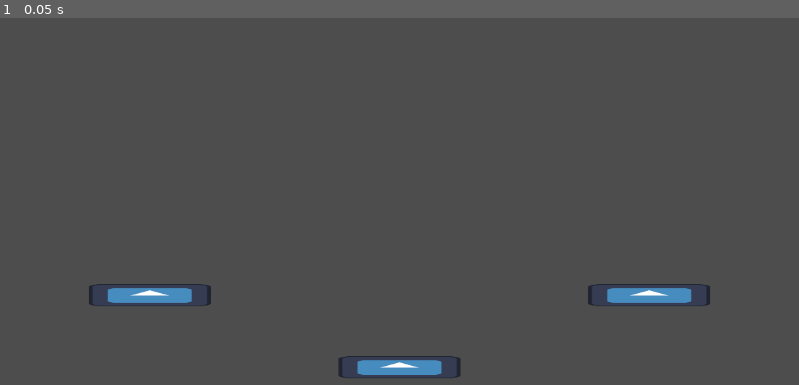
Above: before the commit, frame 1.
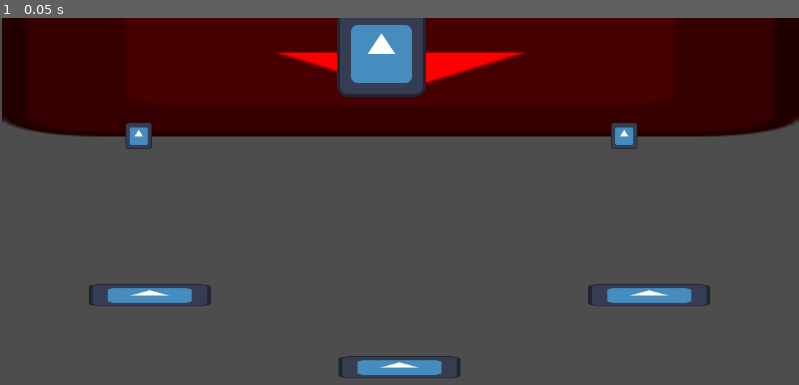
Above: after the commit, the same moment.

Repository: Cyberiada2025-2026/battle-of-pobliz
Game: Godot game, scene res://scenes/debug/battle_arena_graybox.tscn
Two runs of this game, one before a commit and one after it. Both use one fixed random seed, a clock stepped at 60 frames per second and the inputs below. The project has no main scene, so this scene is started directly. The engine's default icon, where the game draws it, is replaced by a stand-in: a white triangle on a blue panel in a dark square.
Inputs:
- Up to frame 1 (0.05 s): no input

The runs differ from the first frame. In frame 1, 31% of the frame differs, in the area x 0-100%, y 0-36%.

Commit message:
boss atacks

Diff:
--- /dev/null
+++ b/character/boss/atacks/atack_timer.gd
@@ -0,0 +1,14 @@
+extends Timer
+
+
+@export var boss: Boss
+@export var min_cooldown: float
+@export var max_cooldown: float
+
+func _ready() -> void:
+	start()
+
+func _on_timeout() -> void:
+	boss.atack_signal.emit()
+	wait_time = randf_range(min_cooldown, max_cooldown)
+	start()
--- /dev/null
+++ b/character/boss/atacks/atack_timer.tscn
@@ -0,0 +1,8 @@
+[gd_scene format=3 uid="uid://iuxjc1ulcj0h"]
+
+[ext_resource type="Script" uid="uid://bxg3cx0elor6a" path="res://character/boss/atacks/atack_timer.gd" id="1_qym5l"]
+
+[node name="Atack Timer" type="Timer" unique_id=470246283]
+script = ExtResource("1_qym5l")
+
+[connection signal="timeout" from="." to="." method="_on_timeout"]
--- /dev/null
+++ b/character/boss/boss.gd
@@ -0,0 +1,46 @@
+extends Node2D
+class_name Boss
+
+signal atack_signal
+
+@export_category("nodes")
+@export var canon_left: Node2D
+@export var canon_right: Node2D
+@export var head: Node2D
+
+
+@export_category("Single Atacks")
+@export var health: float = 1000
+@export var fase_health_points: Array[float] = [
+	0
+]
+
+@export_category("Atack Sets")
+@export var fase_1_atack_set: Array[Node]
+
+
+
+var current_atack_set: Array[Node]
+
+
+
+func _ready() -> void:
+	current_atack_set = fase_1_atack_set
+
+
+func take_damage(damage: float) -> void:
+	health -= damage
+	if health <= 0:
+		pass # TO DO WIN!!!!!!!!!!!!!!!!!!!!!!!!!!
+
+
+func _on_atack_signal() -> void:
+	random_atack()
+
+
+func random_atack() -> void:
+	var atack = current_atack_set.pick_random()
+	if atack == null:
+		print("NO ATACK IN SET")
+	else:
+		atack.use()
--- /dev/null
+++ b/character/boss/boss.tscn
@@ -0,0 +1,53 @@
+[gd_scene format=3 uid="uid://cdai4b5ndwfha"]
+
+[ext_resource type="Script" uid="uid://lqnrvfe0wmq5" path="res://character/boss/boss.gd" id="1_kwubs"]
+[ext_resource type="Texture2D" uid="uid://c3k005nrcyle2" path="res://icon.svg" id="2_850g2"]
+[ext_resource type="Script" uid="uid://moi8ubohtdkb" path="res://character/boss/elements/boss_damage_point.gd" id="2_ia5xw"]
+[ext_resource type="PackedScene" uid="uid://iuxjc1ulcj0h" path="res://character/boss/atacks/atack_timer.tscn" id="3_4n3m3"]
+[ext_resource type="PackedScene" uid="uid://b0flpd3gh7rj8" path="res://character/boss/elements/boss_canon.tscn" id="3_qypww"]
+
+[sub_resource type="CircleShape2D" id="CircleShape2D_vbcuv"]
+radius = 80.0
+
+[node name="Boss" type="Node2D" unique_id=113115272 node_paths=PackedStringArray("canon_left", "canon_right", "head")]
+script = ExtResource("1_kwubs")
+canon_left = NodePath("")
+canon_right = NodePath("")
+head = NodePath("")
+
+[node name="hitbox" type="Node2D" parent="." unique_id=1614724602]
+
+[node name="head" type="Area2D" parent="hitbox" unique_id=302636103]
+position = Vector2(550, 50)
+script = ExtResource("2_ia5xw")
+metadata/_custom_type_script = "uid://moi8ubohtdkb"
+
+[node name="CollisionShape2D" type="CollisionShape2D" parent="hitbox/head" unique_id=1743887075]
+shape = SubResource("CircleShape2D_vbcuv")
+
+[node name="Sprite2D" type="Sprite2D" parent="hitbox/head" unique_id=1094805491]
+texture = ExtResource("2_850g2")
+
+[node name="canons" type="Node2D" parent="hitbox" unique_id=536864587]
+position = Vector2(0, 170)
+
+[node name="Boss Canon" parent="hitbox/canons" unique_id=836624194 instance=ExtResource("3_qypww")]
+position = Vector2(200, 0)
+
+[node name="Boss Canon2" parent="hitbox/canons" unique_id=245464660 instance=ExtResource("3_qypww")]
+position = Vector2(900, 0)
+
+[node name="Sprite2D" type="Sprite2D" parent="." unique_id=10783315]
+modulate = Color(1, 0, 0, 1)
+z_index = -1
+position = Vector2(577.70074, 53.468937)
+rotation = 3.1415927
+scale = Vector2(8.982091, 1.8354521)
+texture = ExtResource("2_850g2")
+
+[node name="Atack Timer" parent="." unique_id=470246283 node_paths=PackedStringArray("boss") instance=ExtResource("3_4n3m3")]
+boss = NodePath("..")
+min_cooldown = 1.0
+max_cooldown = 2.0
+
+[connection signal="atack_signal" from="." to="." method="_on_atack_signal"]
--- /dev/null
+++ b/character/boss/elements/boss_canon.gd
@@ -0,0 +1,2 @@
+extends BossDamagePoint
+class_name BossCanon
--- /dev/null
+++ b/character/boss/elements/boss_canon.tscn
@@ -0,0 +1,17 @@
+[gd_scene format=3 uid="uid://b0flpd3gh7rj8"]
+
+[ext_resource type="Script" uid="uid://crhr1qmrihchj" path="res://character/boss/elements/boss_canon.gd" id="1_ro2eh"]
+[ext_resource type="Texture2D" uid="uid://c3k005nrcyle2" path="res://icon.svg" id="1_tpc55"]
+
+[sub_resource type="CircleShape2D" id="CircleShape2D_kwubs"]
+radius = 30.0
+
+[node name="Boss Canon" type="Area2D" unique_id=836624194]
+script = ExtResource("1_ro2eh")
+
+[node name="CollisionShape2D" type="CollisionShape2D" parent="." unique_id=16431274]
+shape = SubResource("CircleShape2D_kwubs")
+
+[node name="Sprite2D" type="Sprite2D" parent="." unique_id=17325724]
+scale = Vector2(0.3, 0.3)
+texture = ExtResource("1_tpc55")
--- /dev/null
+++ b/character/boss/elements/boss_damage_point.gd
@@ -0,0 +1,4 @@
+extends Area2D
+class_name BossDamagePoint
+
+@export var boss: Boss
--- /dev/null
+++ b/character/boss/elements/boss_damage_point.tscn
@@ -0,0 +1,6 @@
+[gd_scene format=3 uid="uid://c5gkb0xtaxnfa"]
+
+[ext_resource type="Script" uid="uid://moi8ubohtdkb" path="res://character/boss/elements/boss_damage_point.gd" id="1_106xf"]
+
+[node name="BossDamagePoint" type="Area2D" unique_id=2060356289]
+script = ExtResource("1_106xf")
--- a/scenes/debug/battle_arena_graybox.tscn
+++ b/scenes/debug/battle_arena_graybox.tscn
@@ -1,6 +1,7 @@
 [gd_scene format=3 uid="uid://dxi0iucx4etrm"]
 
 [ext_resource type="PackedScene" uid="uid://067ws6ottosm" path="res://shared/platform/platform.tscn" id="1_0b70h"]
+[ext_resource type="PackedScene" uid="uid://cdai4b5ndwfha" path="res://character/boss/boss.tscn" id="2_neadt"]
 
 [sub_resource type="RectangleShape2D" id="RectangleShape2D_neadt"]
 size = Vector2(34, 666)
@@ -32,3 +33,5 @@
 
 [node name="Platform3" parent="." unique_id=1130676387 instance=ExtResource("1_0b70h")]
 position = Vector2(576, 504)
+
+[node name="Boss" parent="." unique_id=113115272 instance=ExtResource("2_neadt")]
Not shown, added: character/boss/atacks/atack_timer.gd.uid
Not shown, added: character/boss/boss.gd.uid
Not shown, added: character/boss/elements/boss_canon.gd.uid
Not shown, added: character/boss/elements/boss_damage_point.gd.uid
